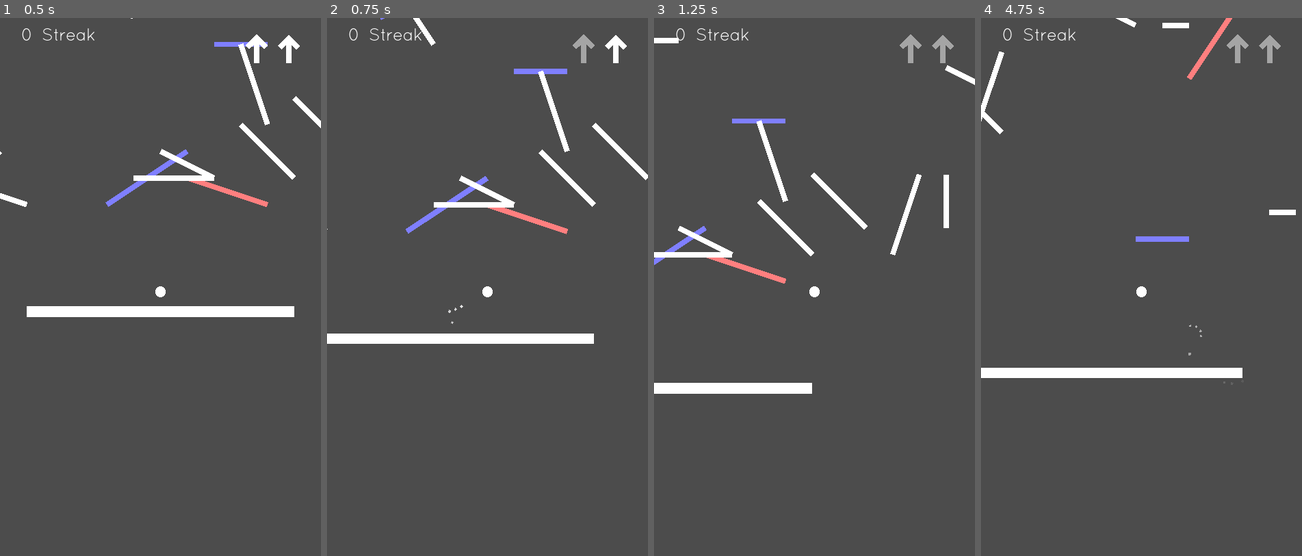
Above: before the commit, frames 1-4 (left to right).
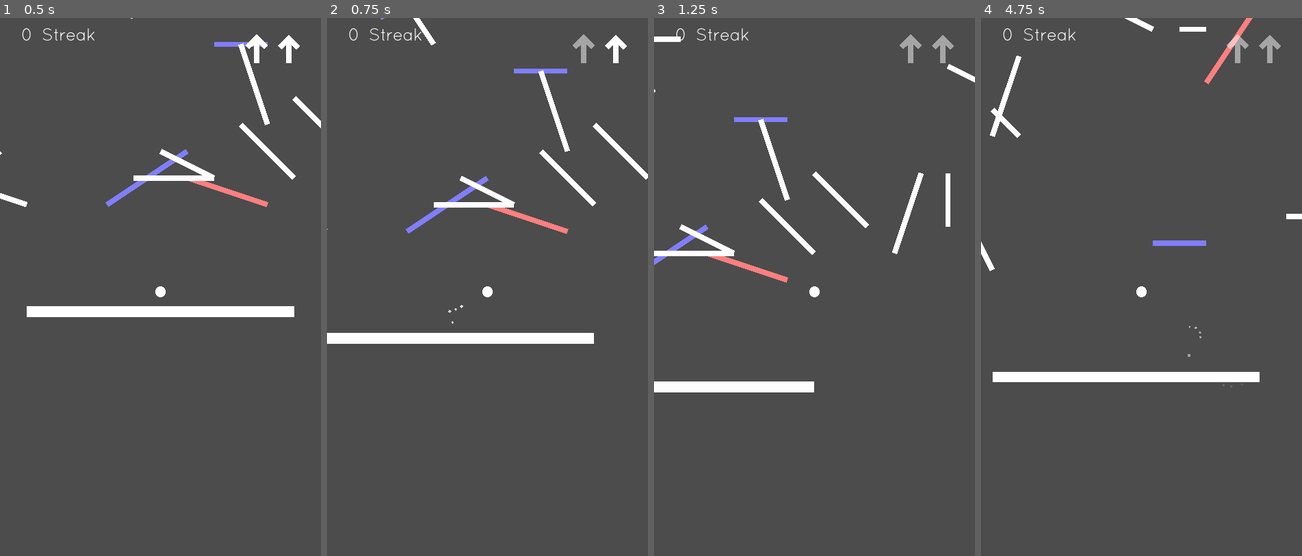
Above: after the commit, the same moments.

Repository: manglemix/Bola
Game: Godot game, scene res://levels/main.tscn
Two runs of this game, one before a commit and one after it. Both use one fixed random seed, a clock stepped at 60 frames per second and the inputs below. This scene is started directly instead of the project's main scene.
Inputs (mouse positions are in pixels of both pictures, inside the frame that each line leads up to):
- Up to frame 1 (0.5 s): no input
- Up to frame 2 (0.75 s): move the mouse to (558, 265) at 0.52 s; click (558, 265) at 0.6 s
- Up to frame 3 (1.25 s): click (885, 265) at 0.77 s; click (885, 265) at 1.07 s
- Up to frame 4 (4.75 s): move the mouse to (1077, 319) at 1.27 s; click (1077, 319) at 1.35 s; click (1077, 319) at 1.52 s; click (1077, 319) at 1.82 s; move the mouse to (1173, 168) at 2.02 s; click (1173, 168) at 2.1 s; move the mouse to (1125, 399) at 2.77 s; click (1125, 399) at 2.85 s; click (1125, 399) at 3.02 s; click (1125, 399) at 3.32 s; move the mouse to (1237, 373) at 3.52 s; click (1237, 373) at 3.6 s; click (1237, 373) at 3.77 s; click (1237, 373) at 4.07 s; move the mouse to (1045, 211) at 4.27 s; click (1045, 211) at 4.35 s; click (1045, 211) at 4.52 s

Frame 1 is identical in both runs. In frame 2, 0.3% of the frame differs, in the area x 0-100%, y 0-59%; in frame 3, 1.7%; in frame 4, 3.2%, in the area x 0-100%, y 0-69%.

Commit message:
Replays are now 100% accurate

Diff:
--- a/agents/bouncy_ball.gd
+++ b/agents/bouncy_ball.gd
@@ -29,6 +29,7 @@
 
 
 func _physics_process(delta):
+	angular_velocity = 0
 	if jumping:
 		emit_signal("jumping", jumping_vec.angle())
 
--- a/agents/player.tscn
+++ b/agents/player.tscn
@@ -14,5 +14,7 @@
 [node name="Particles2D" parent="Node" index="0"]
 local_coords = false
 
+[connection signal="correct_origin" from="UserInput" to="." method="set_global_position"]
+[connection signal="correct_vel" from="UserInput" to="." method="set_linear_velocity"]
 [connection signal="end_jump" from="UserInput" to="." method="cancel_jump"]
 [connection signal="try_jump" from="UserInput" to="." method="jump_to"]
--- a/agents/replayer.gd
+++ b/agents/replayer.gd
@@ -4,6 +4,8 @@
 
 signal try_jump(origin)
 signal end_jump
+signal correct_origin(origin)
+signal set_velocity(vel)
 
 var jump_times: Array
 var jump_enums: Array
@@ -22,11 +24,14 @@
 	if count - 1 != jump_times[0]: return
 	jump_times.pop_front()
 	var jump_data = jump_enums.pop_front()
-	if jump_data is Array:
-		assert(jump_data[0] == Replays.JUMP_START)
+	if jump_data[0] == Replays.JUMP_START:
+		emit_signal("correct_origin", jump_data[2])
+		emit_signal("set_velocity", jump_data[3])
 		emit_signal("try_jump", jump_data[1])
 	else:
-		assert(jump_data == Replays.JUMP_STOPPED)
+		assert(jump_data[0] == Replays.JUMP_STOPPED)
+		emit_signal("correct_origin", jump_data[1])
+		emit_signal("set_velocity", jump_data[2])
 		emit_signal("end_jump")
 	if jump_times.empty():
 		set_physics_process(false)
--- a/agents/replayer.tscn
+++ b/agents/replayer.tscn
@@ -13,5 +13,7 @@
 [node name="Particles2D" parent="Node" index="0"]
 local_coords = false
 
+[connection signal="correct_origin" from="Replayer" to="." method="set_global_position"]
 [connection signal="end_jump" from="Replayer" to="." method="cancel_jump"]
+[connection signal="set_velocity" from="Replayer" to="." method="set_linear_velocity"]
 [connection signal="try_jump" from="Replayer" to="." method="jump_to"]
--- a/agents/user_input.gd
+++ b/agents/user_input.gd
@@ -2,25 +2,38 @@
 extends Node2D
 
 
-signal try_jump(origin)
+signal try_jump(to)
 signal end_jump
+signal correct_origin(origin)
+signal correct_vel(vel)
 
 export var record_input := false
 
-var start_count := 0
+var count := 0
+
+
+func _ready():
+	assert(position == Vector2.ZERO)
 
 
 func _physics_process(_delta):
+	var origin := global_position.snapped(Vector2.ONE * 0.1)
+	var vel: Vector2 = get_parent().linear_velocity.snapped(Vector2.ONE * 0.1)
+
 	if Input.is_action_just_pressed("jump"):
-		var viewport := get_viewport()
-		var origin := get_global_mouse_position().snapped(Vector2.ONE * 0.1)
-		emit_signal("try_jump", origin)
+		emit_signal("correct_origin", origin)
+		var to := get_global_mouse_position().snapped(Vector2.ONE * 0.1)
+
+		emit_signal("correct_vel", vel)
+		emit_signal("try_jump", to)
 		if record_input:
-			Replays.log_jump_start(start_count, origin)
+			Replays.log_jump_start(count, to, origin, vel)
 
 	elif Input.is_action_just_released("jump"):
+		emit_signal("correct_origin", origin)
+		emit_signal("correct_vel", vel)
 		emit_signal("end_jump")
 		if record_input:
-			Replays.log_jump_end(start_count)
+			Replays.log_jump_end(count, origin, vel)
 
-	start_count += 1
+	count += 1
--- a/autoloads/replays.gd
+++ b/autoloads/replays.gd
@@ -75,9 +75,9 @@
 	}
 
 
-func log_jump_start(frames: int, origin: Vector2):
-	logs[frames] = [JUMP_START, origin]
+func log_jump_start(frames: int, to: Vector2, origin: Vector2, velocity: Vector2):
+	logs[frames] = [JUMP_START, to, origin, velocity]
 
 
-func log_jump_end(frames: int):
-	logs[frames] = JUMP_STOPPED
+func log_jump_end(frames: int, origin: Vector2, velocity: Vector2):
+	logs[frames] = [JUMP_STOPPED, origin, velocity]
